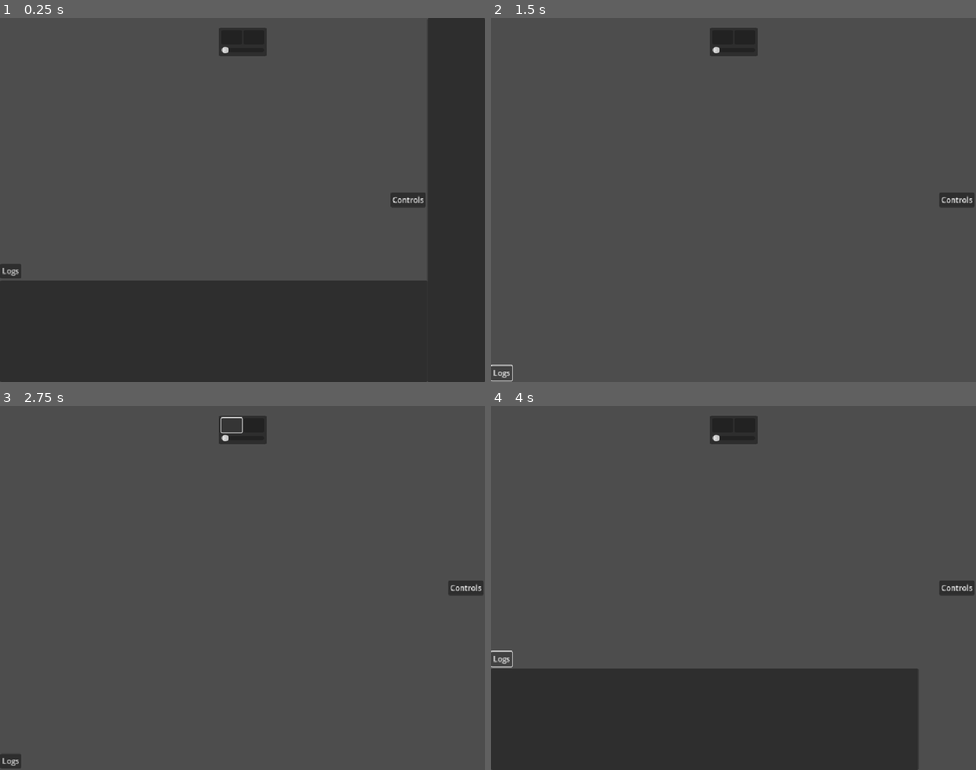
Above: before the commit, frames 1-4 (two rows, left to right).
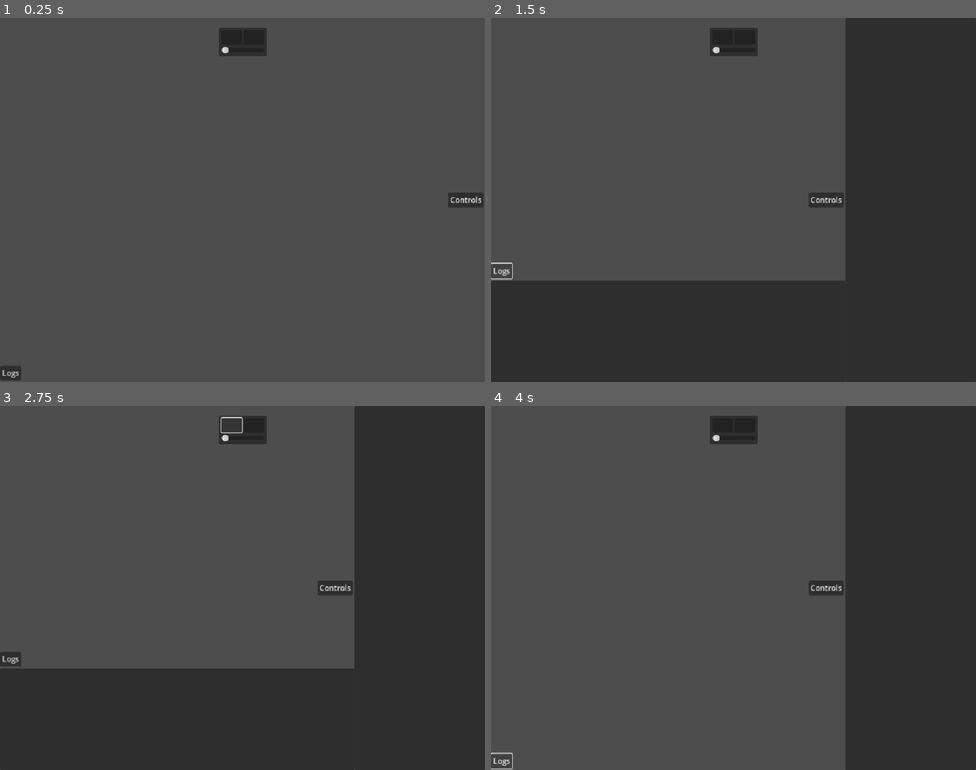
Above: after the commit, the same moments.

Repository: RajwolChapagain/Genetic-Flappy-Bird
Game: Godot game, scene res://scenes/ui.tscn
Two runs of this game, one before a commit and one after it. Both use one fixed random seed, a clock stepped at 60 frames per second and the inputs below. This scene is started directly instead of the project's main scene.
Inputs (mouse positions are in pixels of both pictures, inside the frame that each line leads up to):
- Up to frame 1 (0.25 s): no input
- Up to frame 2 (1.5 s): click "Controls" at 0.5 s; click "Logs" at 1.25 s
- Up to frame 3 (2.75 s): click (232, 424) at 2 s
- Up to frame 4 (4 s): click (723, 424) at 2.75 s; click "Logs" at 3.5 s

The runs differ from the first frame. In frame 1, 36% of the frame differs, in the area x 0-100%, y 0-100%; in frame 2, 47%; in frame 3, 47%; in frame 4, 43%.

Commit message:
Contract all docks on start

Diff:
--- a/project.godot
+++ b/project.godot
@@ -26,6 +26,7 @@
 pipes=""
 agent=""
 obstacle=""
+dock=""
 
 [input]
 
--- a/scenes/h_expandable_dock.tscn
+++ b/scenes/h_expandable_dock.tscn
@@ -15,7 +15,7 @@
 script = ExtResource("1_8lkuh")
 expanded = true
 
-[node name="Items" type="HBoxContainer" parent="."]
+[node name="Items" type="HBoxContainer" parent="." groups=["dock"]]
 unique_name_in_owner = true
 layout_mode = 1
 anchors_preset = 15
--- a/scenes/ui.tscn
+++ b/scenes/ui.tscn
@@ -1,6 +1,7 @@
-[gd_scene load_steps=3 format=3 uid="uid://3de41qa61pva"]
+[gd_scene load_steps=4 format=3 uid="uid://3de41qa61pva"]
 
 [ext_resource type="PackedScene" uid="uid://w5sw4x4mu7eq" path="res://scenes/h_expandable_dock.tscn" id="1_nt7q6"]
+[ext_resource type="Script" uid="uid://cbt15fitw1rhk" path="res://scripts/ui.gd" id="1_yev5y"]
 [ext_resource type="PackedScene" uid="uid://dc2nob4gwua7v" path="res://scenes/v_expandable_dock.tscn" id="2_x4jx1"]
 
 [node name="UI" type="Control"]
@@ -10,6 +11,7 @@
 anchor_bottom = 1.0
 grow_horizontal = 2
 grow_vertical = 2
+script = ExtResource("1_yev5y")
 
 [node name="MarginContainer" type="MarginContainer" parent="."]
 layout_mode = 1
@@ -59,10 +61,23 @@
 [node name="TimeScaleSlider" type="HSlider" parent="MarginContainer/ControlPanel/MarginContainer/Controls"]
 layout_mode = 2
 
-[node name="ControlDock" parent="." instance=ExtResource("1_nt7q6")]
+[node name="LogDock" parent="." instance=ExtResource("2_x4jx1")]
+unique_name_in_owner = true
+layout_mode = 2
+anchors_preset = 0
+anchor_top = 0.0
+anchor_right = 0.0
+anchor_bottom = 0.0
+offset_top = 518.0
+offset_right = 748.0
+offset_bottom = 768.0
+size_flags_horizontal = 3
+size_flags_vertical = 8
+size_flags_stretch_ratio = 14.8
+
+[node name="ControlDock" parent="." groups=["dock"] instance=ExtResource("1_nt7q6")]
+unique_name_in_owner = true
 layout_mode = 1
-
-[node name="VExpandableDock" parent="." instance=ExtResource("2_x4jx1")]
-layout_mode = 1
-offset_top = -250.0
-offset_right = -122.0
+offset_left = -354.0
+size_flags_horizontal = 3
+size_flags_stretch_ratio = 7.43
--- a/scenes/v_expandable_dock.tscn
+++ b/scenes/v_expandable_dock.tscn
@@ -2,7 +2,7 @@
 
 [ext_resource type="Script" uid="uid://cxphcpomcf15t" path="res://scripts/v_expandable_dock.gd" id="1_muemm"]
 
-[node name="VExpandableDock" type="Control"]
+[node name="VExpandableDock" type="Control" groups=["dock"]]
 custom_minimum_size = Vector2(0, 250)
 layout_mode = 3
 anchors_preset = 12
--- a/scripts/h_expandable_dock.gd
+++ b/scripts/h_expandable_dock.gd
@@ -20,8 +20,14 @@
 
 func _on_button_pressed() -> void:
 	if not expanded:
-		%Items.position = EXPANDED_POSITION
-		expanded = true
+		expand_dock()
 	else:
-		%Items.position -= SLIDE_VECTOR
-		expanded = false
+		contract_dock()
+
+func expand_dock() -> void:
+	%Items.position = EXPANDED_POSITION
+	expanded = true
+
+func contract_dock() -> void:
+	%Items.position -= SLIDE_VECTOR
+	expanded = false
--- /dev/null
+++ b/scripts/ui.gd
@@ -0,0 +1,7 @@
+extends Control
+
+func _ready() -> void:
+	call_deferred("contract_all_docks")
+
+func contract_all_docks() -> void:
+	get_tree().call_group("dock", "contract_dock")
--- a/scripts/v_expandable_dock.gd
+++ b/scripts/v_expandable_dock.gd
@@ -20,8 +20,14 @@
 
 func _on_button_pressed() -> void:
 	if not expanded:
-		%Items.position = EXPANDED_POSITION
-		expanded = true
+		expand_dock()
 	else:
-		%Items.position -= SLIDE_VECTOR
-		expanded = false
+		contract_dock()
+
+func expand_dock() -> void:
+	%Items.position = EXPANDED_POSITION
+	expanded = true
+
+func contract_dock() -> void:
+	%Items.position -= SLIDE_VECTOR
+	expanded = false
Not shown, added: scripts/ui.gd.uid
